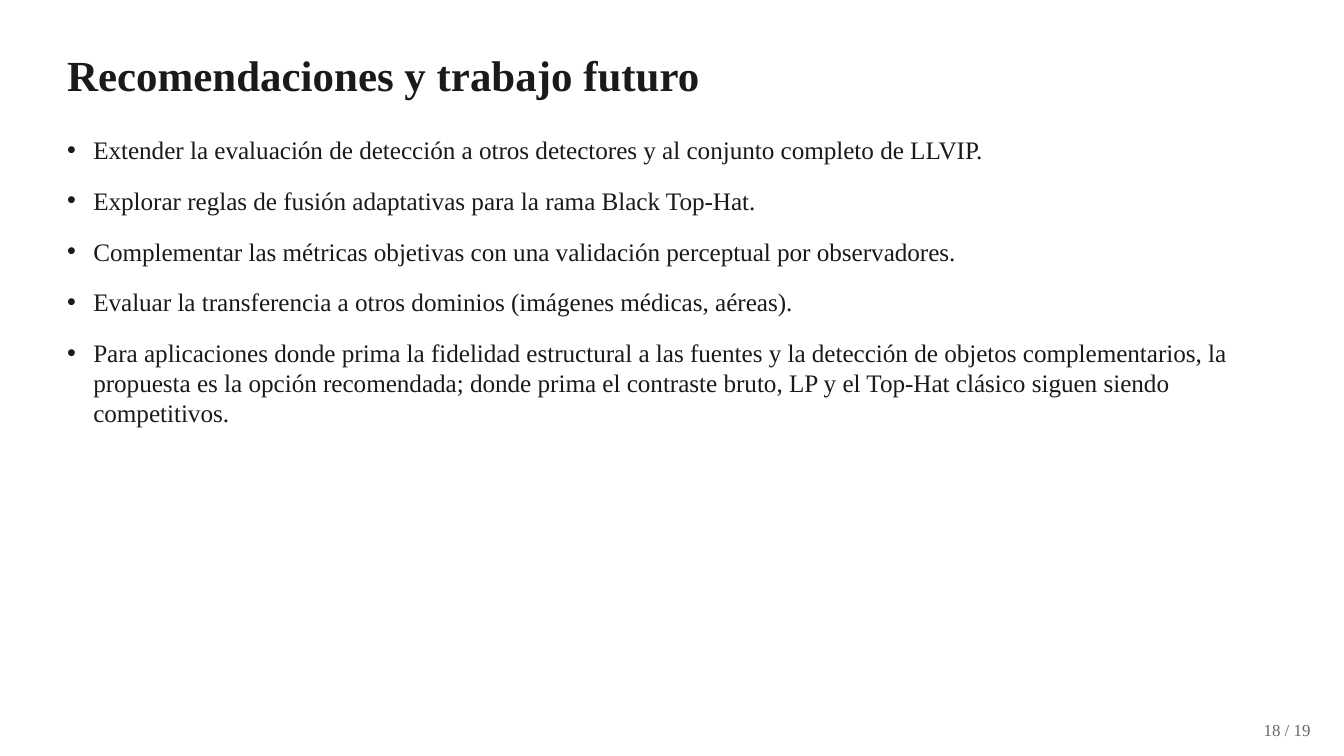
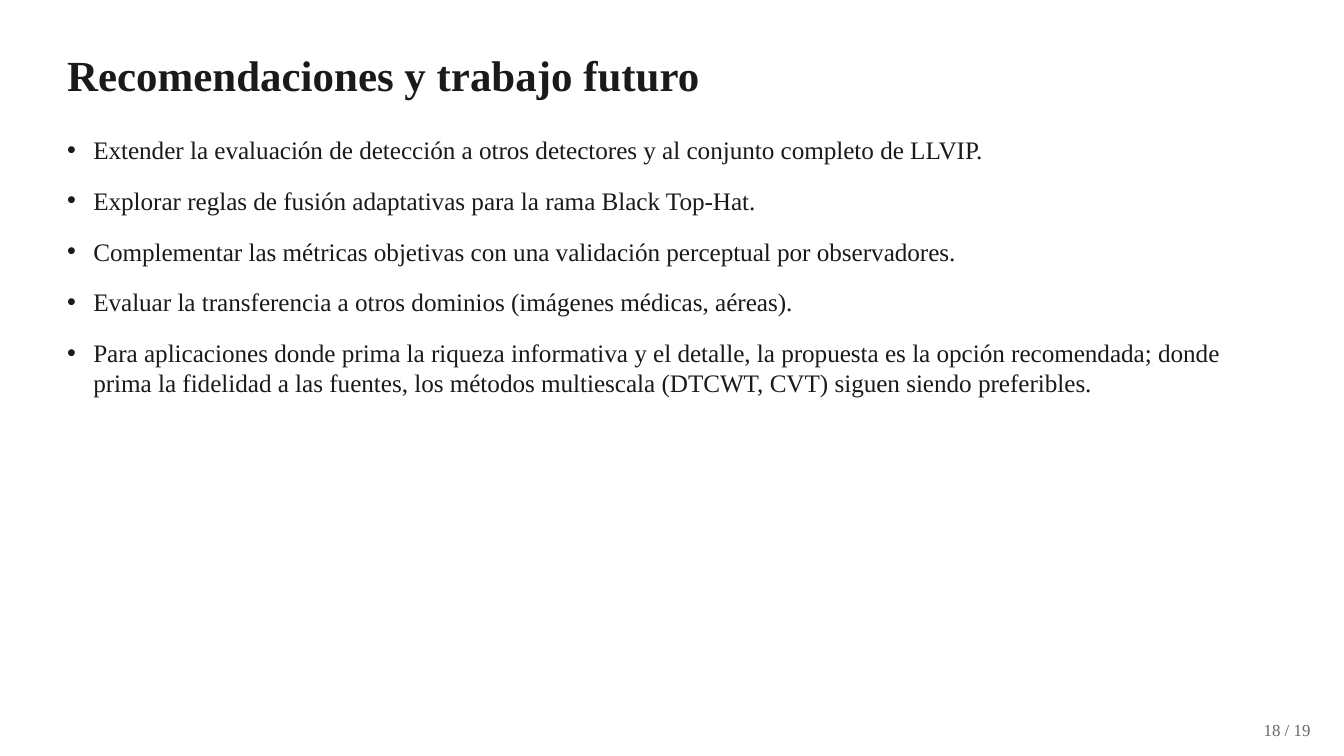
Before and after one commit to YanBajac/TFM_Fusion_Imagenes_Propuesta_Oficial, a slide deck: slide 18 of docs/Tesis_Defensa_Presentacion.pptx. Drawn at 1344x756 pixels with LibreOffice and Linux fonts; fonts in the diff are those of the drawing. Boxes give left, top, right and bottom in pixels: in the first picture for what was removed or moved away, otherwise in the second. Text is boxed around its words. In the diff, an @@ line names an element or a change of style, - is before the commit and + after.

```diff
--- a/docs/Tesis_Defensa_Presentacion.pptx
+++ b/docs/Tesis_Defensa_Presentacion.pptx
@@ text at [93, 344, 1219, 398]: text changed @@
-• Para aplicaciones donde prima la fidelidad estructural a las fuentes y la detección de objetos complementarios, la propuesta es la opción recomendada; donde prima el contraste bruto, LP y el Top-Hat clásico siguen siendo competitivos.
+• Para aplicaciones donde prima la riqueza informativa y el detalle, la propuesta es la opción recomendada; donde prima la fidelidad a las fuentes, los métodos multiescala (DTCWT, CVT) siguen siendo preferibles.
```
Also in this commit, not shown: 9 other slides changed, 51 other files.
